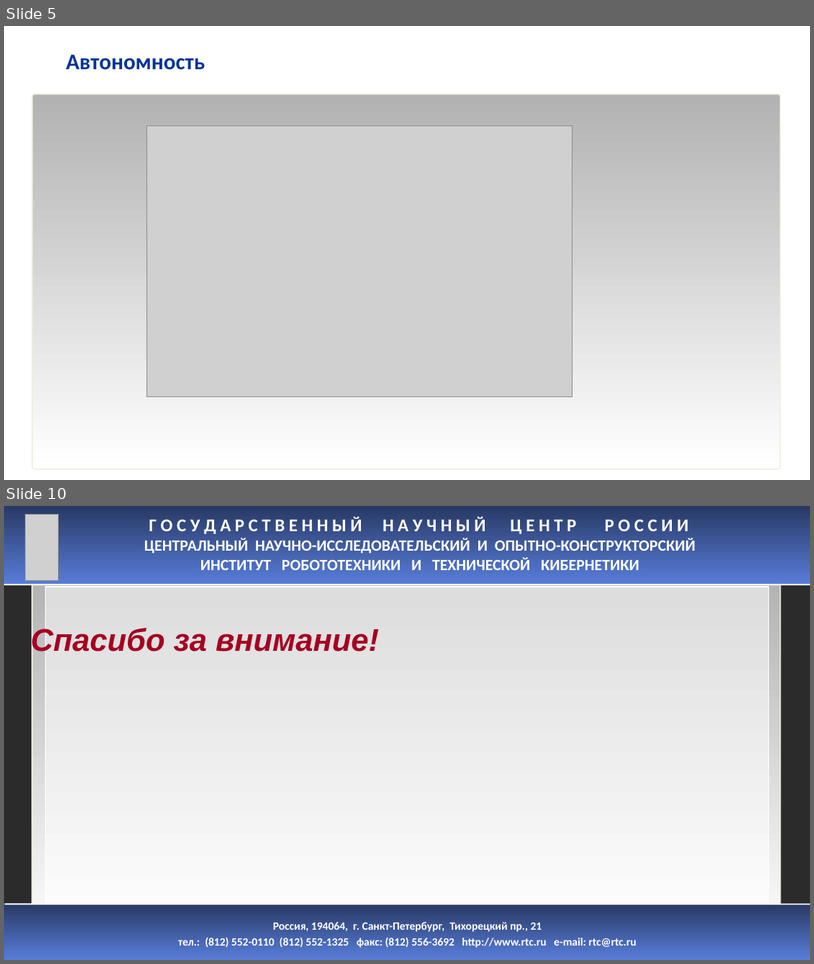
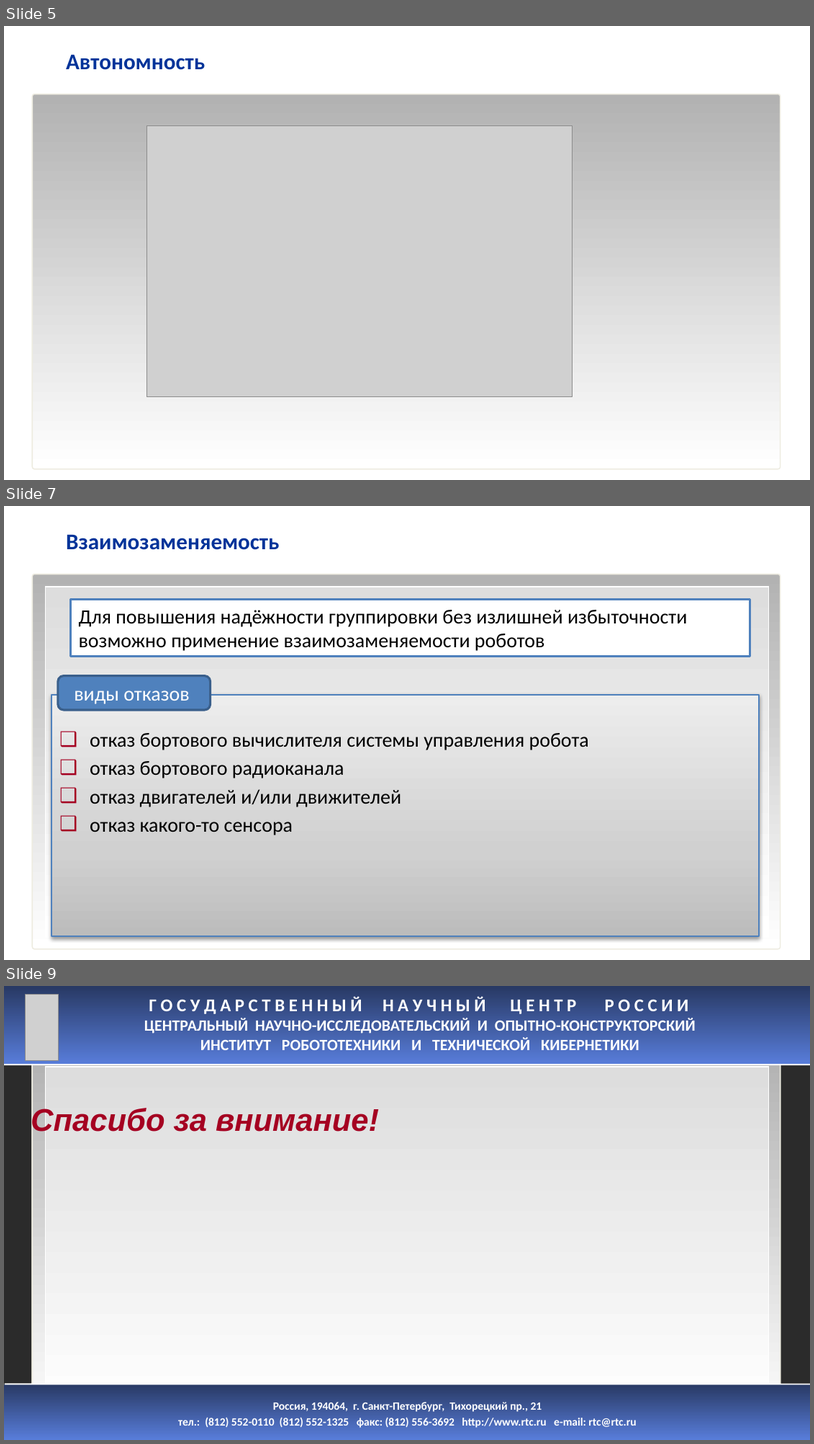
Before and after one commit to hellraptor/RescueRobots, a slide deck: MorskoySalon.pptx. Shown one above the other, each under a label of ours: slides 5 and 10 before the commit, slides 5, 7 and 9 after it; the slides between them are not shown. The pictures are 814x964 and 814x1444 pixels, drawn with LibreOffice and Linux fonts; fonts in the diff are those of the drawing; grey boxes stand for pictures; background and template pictures are left out; a plain dark background stands for a picture behind light text. Boxes give left, top, right and bottom in pixels: in the first picture for what was removed or moved away, otherwise in the second. Text is boxed around its words. In the diff, an @@ line names an element or a change of style, - is before the commit and + after.

```diff
--- a/MorskoySalon.pptx
+++ b/MorskoySalon.pptx
@@ slide 7 added at [4, 506, 810, 960], background #FFFFFF; not listed: 2 template elements that a slide beside it also shows @@
@@ title added at [66, 534, 279, 550], 20 pt, text #003399, bold @@
+Взаимозаменяемость
@@ rectangle added at [71, 600, 751, 656], fill #FFFFFF, outline #4F81BD 2 pt, 18 pt, text #000000 @@
+Для повышения надёжности группировки без излишней избыточности возможно применение взаимозаменяемости роботов
@@ rounded rectangle added at [58, 675, 211, 709], fill #4F81BD, outline #3A5F8C 2 pt, 18 pt, text #FFFFFF @@
+виды отказов
@@ text added at [52, 695, 759, 936], fill gradient #BDBDBD to #D1D1D1 to #EEEEEE, outline #4F81BD 1.5 pt, 18 pt, text #000000 @@
+❑ отказ бортового вычислителя системы управления робота
+❑ отказ бортового радиоканала
+❑ отказ двигателей и/или движителей
+❑ отказ какого-то сенсора
@@ what was slide 10 is now slide 9 @@
```
Also in this commit, not shown: 1 slide changed, 1 other slide added, 3 slides removed.
